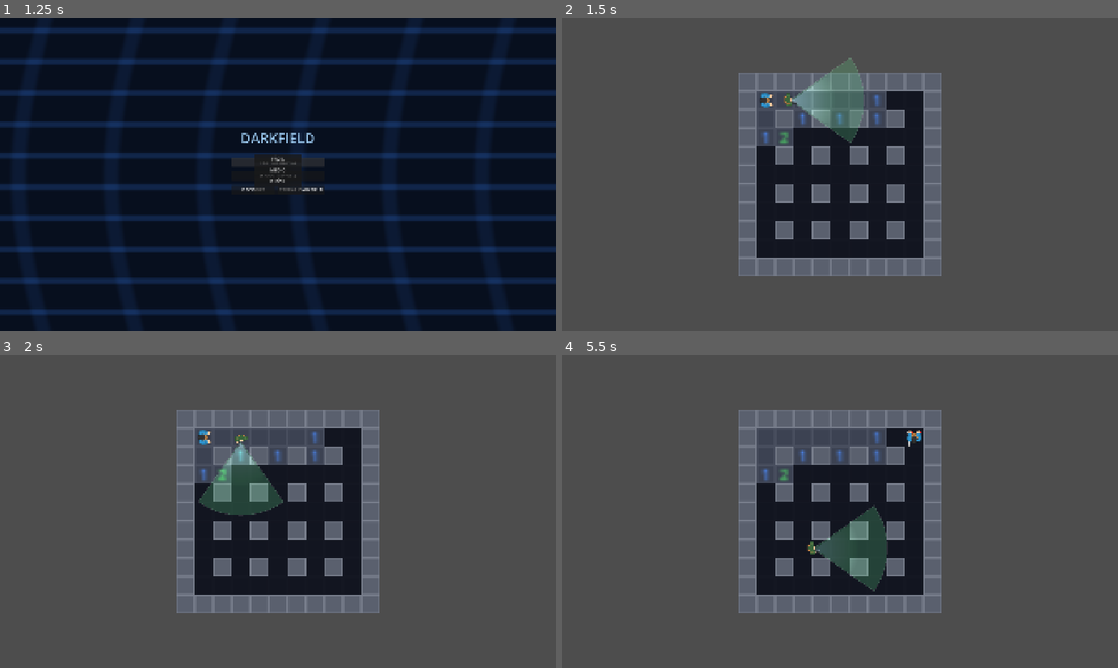
Above: before the commit, frames 1-4 (two rows, left to right).
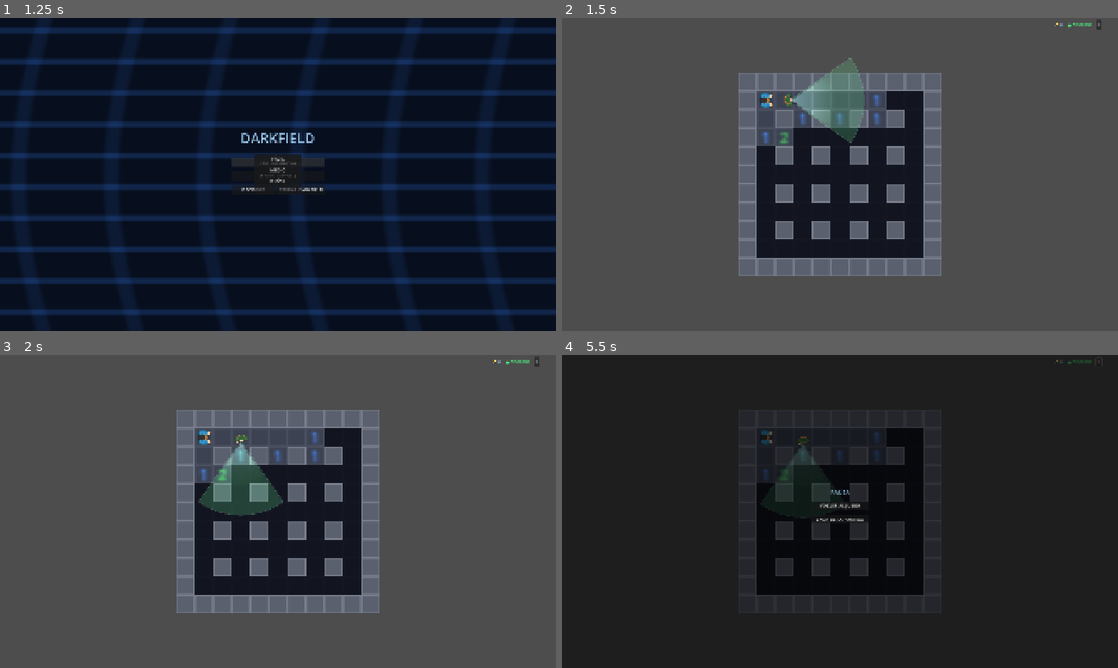
Above: after the commit, the same moments.

Repository: MayraSRS04/Darkfield
Game: Godot game, scene res://scenes/00_menu.tscn
The game is run twice, just before and just after one commit, with the same random seed, the same clock (stepped at 60 frames per second) and the same inputs.
Inputs (mouse positions are in pixels of both pictures, inside the frame that each line leads up to):
- Up to frame 1 (1.25 s): click "PARTIDA RÁPIDA" at 0.5 s
- Up to frame 2 (1.5 s): click "FÁCIL" at 1.25 s
- Up to frame 3 (2 s): no input
- Up to frame 4 (5.5 s): click (1101, 361) at 2 s, where only the run after the commit has a clickable "II"; tap Enter at 2.75 s; hold Right (ui_right) 2.78-3.53 s; tap F every 0.75 s from 2.85 to 5.1 s; tap Space at 3.02, 3.77, 5.27 s; hold Down (ui_down) 3.53-4.28 s; hold Right (ui_right) 4.28-5.03 s; hold Up (ui_up) from 5.03 s (still down)

Frame 1 is identical in both runs. In frame 2, less than 0.1% of the frame differs, in the area x 88-97%, y 1-4%; in frame 3, less than 0.1%; in frame 4, 92%, in the area x 0-100%, y 0-100%.

Commit message:
añadiendo pausa reanudar y HUD

Diff:
--- a/project.godot
+++ b/project.godot
@@ -34,3 +34,11 @@
 [rendering]
 
 rendering_device/driver.windows="d3d12"
+
+[input]
+
+pausa={
+"deadzone": 0.5,
+"events": [Object(InputEventKey,"resource_local_to_scene":false,"resource_name":"","device":-1,"window_id":0,"alt_pressed":false,"shift_pressed":false,"ctrl_pressed":false,"meta_pressed":false,"pressed":false,"keycode":0,"physical_keycode":4194305,"key_label":0,"unicode":0,"location":0,"echo":false,"script":null)
+]
+}
--- a/scenes/01_juego.tscn
+++ b/scenes/01_juego.tscn
@@ -65,3 +65,71 @@
 [node name="BtnMenu" type="Button" parent="PantallaResultado/Contenedor" unique_id=1066617620]
 layout_mode = 2
 text = "MENÚ PRINCIPAL"
+
+[node name="HUD" type="CanvasLayer" parent="."]
+layer = 5
+
+[node name="BarraSuperior" type="HBoxContainer" parent="HUD"]
+layout_mode = 1
+anchors_preset = 1
+anchor_left = 1.0
+anchor_right = 1.0
+offset_left = -220.0
+offset_top = 8.0
+offset_right = -8.0
+offset_bottom = 36.0
+theme_override_constants/separation = 16
+
+[node name="LblMinas" type="Label" parent="HUD/BarraSuperior"]
+layout_mode = 2
+theme_override_font_sizes/font_size = 16
+theme_override_colors/font_color = Color(0.6, 0.78, 0.93, 1)
+text = "💣 0"
+
+[node name="LblAlerta" type="Label" parent="HUD/BarraSuperior"]
+layout_mode = 2
+theme_override_font_sizes/font_size = 16
+theme_override_colors/font_color = Color(0.3, 0.9, 0.5, 1)
+text = "● SEGURO"
+
+[node name="BtnPausa" type="Button" parent="HUD/BarraSuperior"]
+layout_mode = 2
+text = "II"
+
+[node name="Pausa" type="CanvasLayer" parent="."]
+layer = 8
+visible = false
+
+[node name="Fondo" type="ColorRect" parent="Pausa"]
+anchors_preset = 15
+anchor_right = 1.0
+anchor_bottom = 1.0
+color = Color(0, 0, 0, 0.6)
+
+[node name="Contenedor" type="VBoxContainer" parent="Pausa"]
+layout_mode = 1
+anchors_preset = 8
+anchor_left = 0.5
+anchor_top = 0.5
+anchor_right = 0.5
+anchor_bottom = 0.5
+offset_left = -100.0
+offset_top = -80.0
+offset_right = 100.0
+offset_bottom = 80.0
+theme_override_constants/separation = 16
+
+[node name="LblMenu" type="Label" parent="Pausa/Contenedor"]
+layout_mode = 2
+theme_override_font_sizes/font_size = 20
+theme_override_colors/font_color = Color(0.6, 0.78, 0.93, 1)
+horizontal_alignment = 1
+text = "PAUSA"
+
+[node name="BtnReanudar" type="Button" parent="Pausa/Contenedor"]
+layout_mode = 2
+text = "VOLVER AL JUEGO"
+
+[node name="BtnMenuPrincipal" type="Button" parent="Pausa/Contenedor"]
+layout_mode = 2
+text = "SALIR DE LA PARTIDA"
--- a/scenes/juego.gd
+++ b/scenes/juego.gd
@@ -10,6 +10,12 @@
 @onready var lbl_detalle: Label = $PantallaResultado/Contenedor/LblDetalle
 @onready var btn_reintentar: Button = $PantallaResultado/Contenedor/BtnReintentar
 @onready var btn_menu: Button = $PantallaResultado/Contenedor/BtnMenu
+@onready var lbl_minas: Label = $HUD/BarraSuperior/LblMinas
+@onready var lbl_alerta: Label = $HUD/BarraSuperior/LblAlerta
+@onready var btn_pausa: Button = $HUD/BarraSuperior/BtnPausa
+@onready var pausa: CanvasLayer = $Pausa
+@onready var btn_reanudar: Button = $Pausa/Contenedor/BtnReanudar
+@onready var btn_menu_principal: Button = $Pausa/Contenedor/BtnMenuPrincipal
 
 const FUENTE_SUELO := 0
 const FUENTE_PARED := 1
@@ -65,6 +71,11 @@
 
 	btn_reintentar.pressed.connect(_on_reintentar)
 	btn_menu.pressed.connect(_on_menu)
+	btn_pausa.pressed.connect(_on_pausa)
+	btn_reanudar.pressed.connect(_on_reanudar)
+	btn_menu_principal.pressed.connect(_on_menu)
+	GameManager.minas_restantes_cambiado.connect(_on_minas_cambiado)
+	GameManager.jugador_detectado.connect(_on_alerta_cambiada)
 
 func _pintar_mapa() -> void:
 	for fila in range(mapa.filas):
@@ -231,3 +242,29 @@
 
 func _on_menu() -> void:
 	get_tree().change_scene_to_file("res://scenes/00_menu.tscn")
+
+func _on_pausa() -> void:
+	pausa.visible = true
+	GameManager.pausar()
+
+func _on_reanudar() -> void:
+	pausa.visible = false
+	GameManager.reanudar()
+
+func _on_minas_cambiado(cantidad: int) -> void:
+	lbl_minas.text = "💣 " + str(cantidad)
+
+func _on_alerta_cambiada(detectado: bool) -> void:
+	if detectado:
+		lbl_alerta.text = "⚠ ALERTA"
+		lbl_alerta.add_theme_color_override("font_color", Color(1.0, 0.3, 0.3))
+	else:
+		lbl_alerta.text = "● SEGURO"
+		lbl_alerta.add_theme_color_override("font_color", Color(0.3, 0.9, 0.5))
+
+func _unhandled_input(event: InputEvent) -> void:
+	if event.is_action_pressed("pausa"):
+		if GameManager.estado == GameManager.Estado.JUGANDO:
+			_on_pausa()
+		elif GameManager.estado == GameManager.Estado.PAUSA:
+			_on_reanudar()
